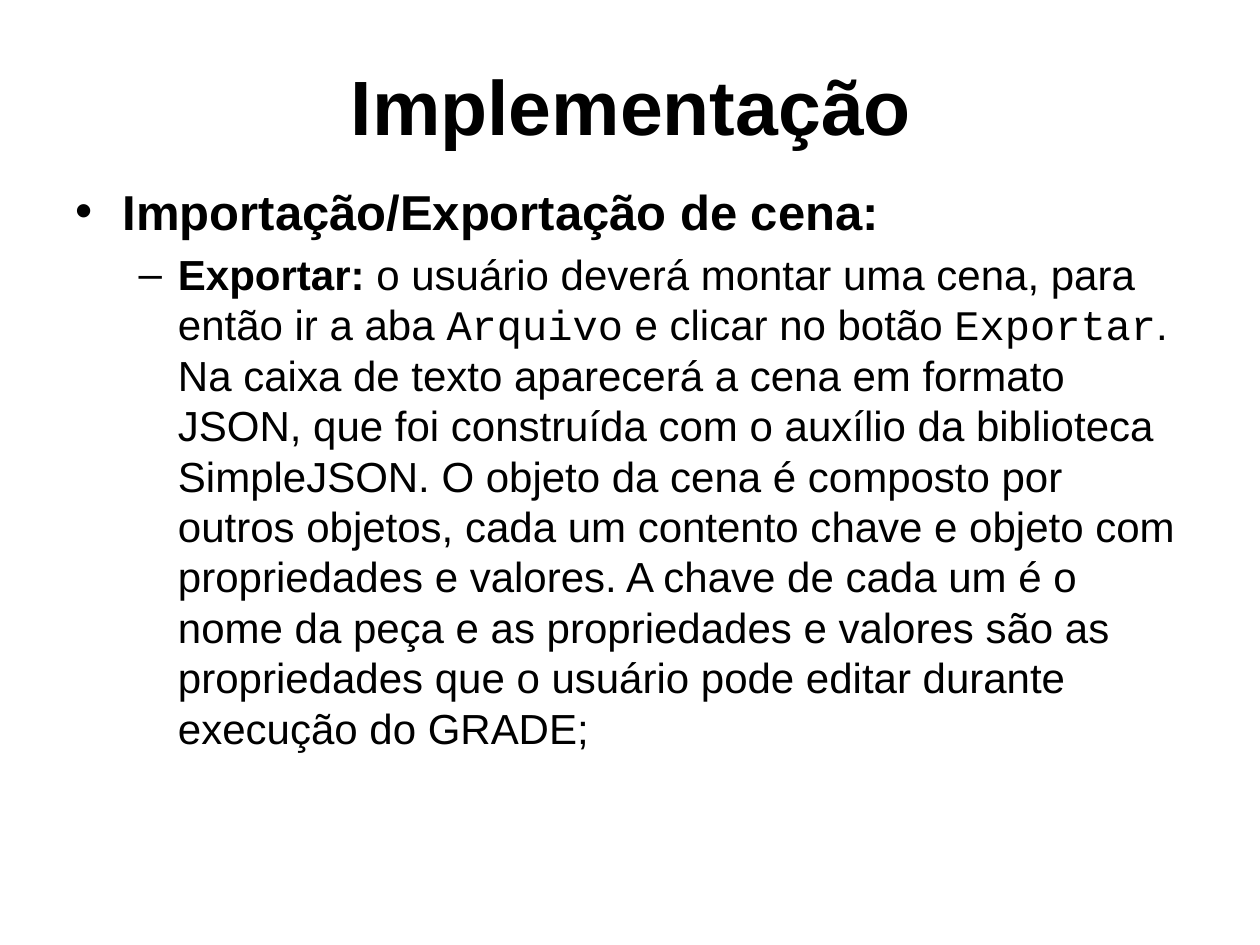
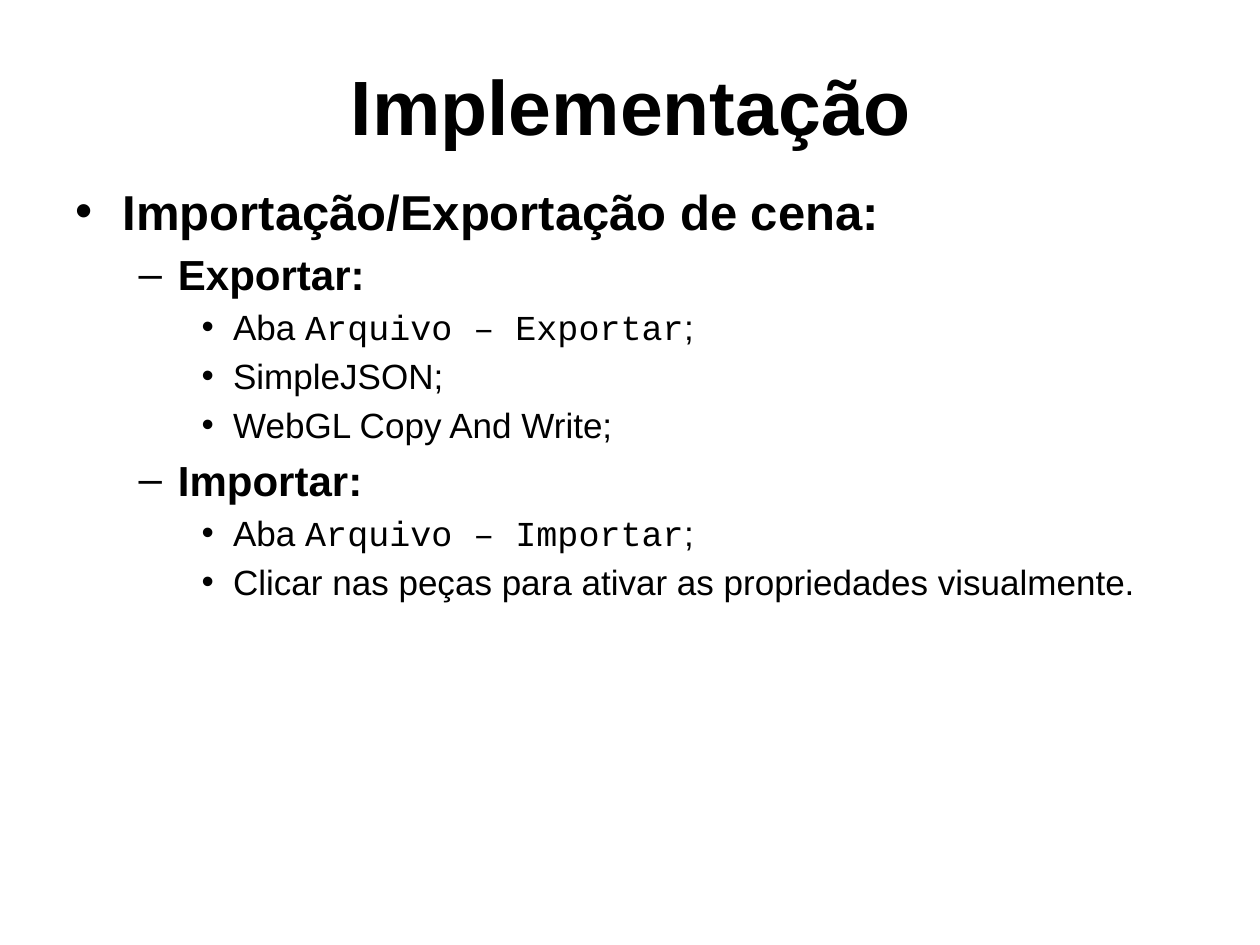
Before and after one commit to PanicAThePython/tcc_NataliaSensWeise, a slide deck: slide 26 of Slides_NataliaSensWeise.pptx (slide 27 before the commit). Drawn at 1260x945 pixels with LibreOffice and Linux fonts; fonts in the diff are those of the drawing; background and template pictures are left out. Boxes give left, top, right and bottom in pixels: in the first picture for what was removed or moved away, otherwise in the second. Text is boxed around its words. In the diff, an @@ line names an element or a change of style, - is before the commit and + after.

```diff
--- a/Slides_NataliaSensWeise.pptx
+++ b/Slides_NataliaSensWeise.pptx
@@ text at [178, 261, 1135, 602]: text changed; size 24 to 20 pt @@
-  – Exportar: o usuário deverá montar uma cena, para então ir a aba Arquivo e clicar no botão Exportar. Na caixa de texto aparecerá a cena em formato JSON, que foi construída com o auxílio da biblioteca SimpleJSON. O objeto da cena é composto por outros objetos, cada um contento chave e objeto com propriedades e valores. A chave de cada um é o nome da peça e as propriedades e valores são as propriedades que o usuário pode editar durante execução do GRADE;
+  – Exportar:
+    • Aba Arquivo – Exportar;
+    • SimpleJSON;
+    • WebGL Copy And Write;
+  – Importar:
+    • Aba Arquivo – Importar;
+    • Clicar nas peças para ativar as propriedades visualmente.
```
Also in this commit, not shown: 30 other slides changed, 2 slides removed, 2 other files.
